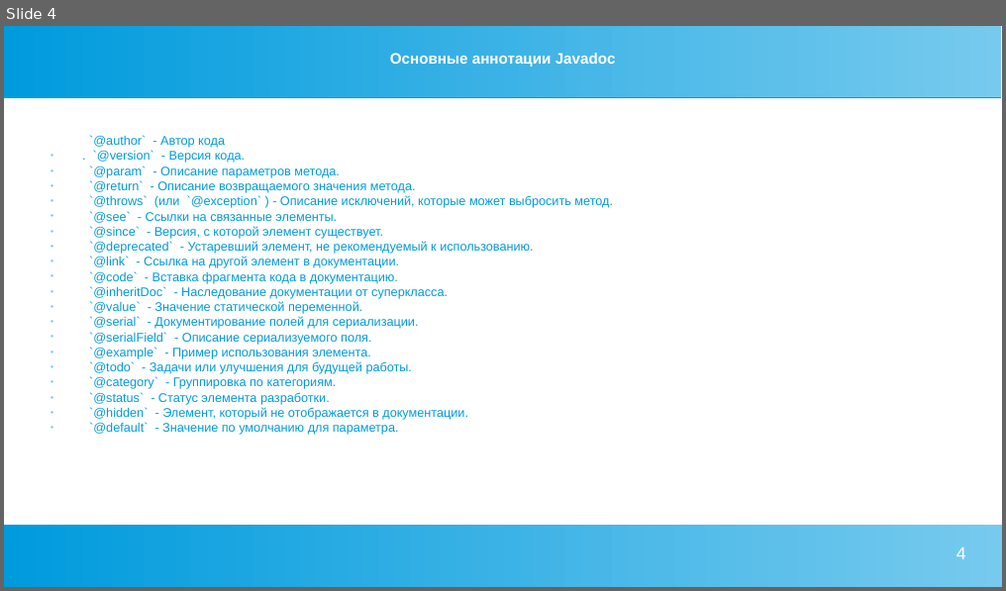
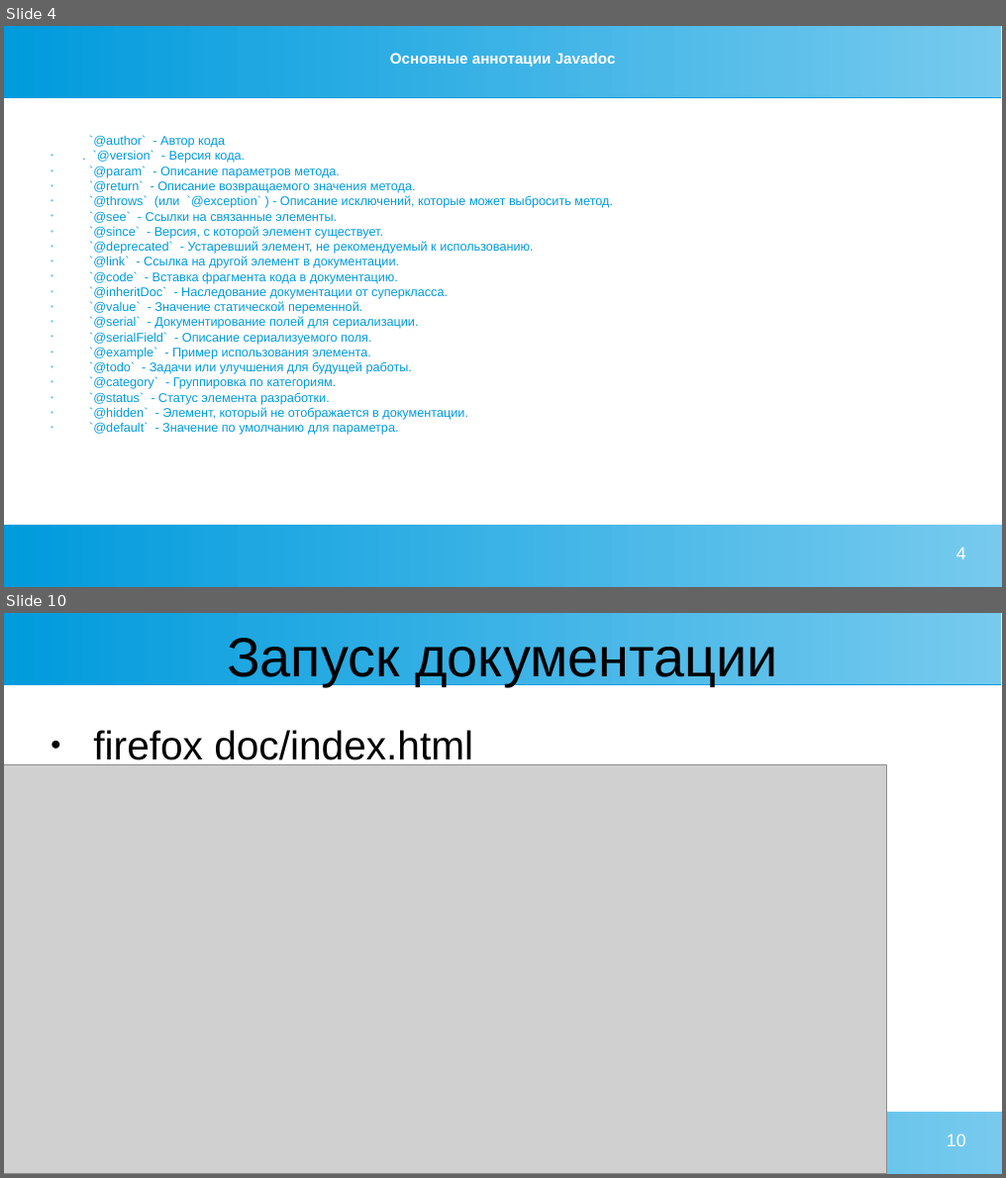
Before and after one commit to royalistofficial/java, a slide deck: доклад/javadoc.pptx. Shown one above the other, each under a label of ours: slide 4 before the commit, slides 4 and 10 after it; the slides between them are not shown. The pictures are 1006x591 and 1006x1178 pixels, drawn with LibreOffice and Linux fonts; fonts in the diff are those of the drawing; grey boxes stand for pictures. Boxes give left, top, right and bottom in pixels: in the first picture for what was removed or moved away, otherwise in the second. Text is boxed around its words. In the diff, an @@ line names an element or a change of style, - is before the commit and + after.

```diff
--- a/доклад/javadoc.pptx
+++ b/доклад/javadoc.pptx
@@ slide 10 added at [4,613,1002,1174], background #FFFFFF; not listed: 2 template elements that a slide beside it also shows @@
@@ title added at [227,638,778,686], 44 pt, text #000000 @@
+Запуск документации
@@ text added at [93,730,473,767], 32 pt, text #000000 @@
+● firefox doc/index.html
@@ picture added at [4,765,887,1174] @@
@@ page number added at [946,1134,966,1147], 14 pt, text #FFFFFF @@
+10
```
Also in this commit, not shown: 3 slides changed, 5 other slides added, 1 slide removed, 4 other files.
